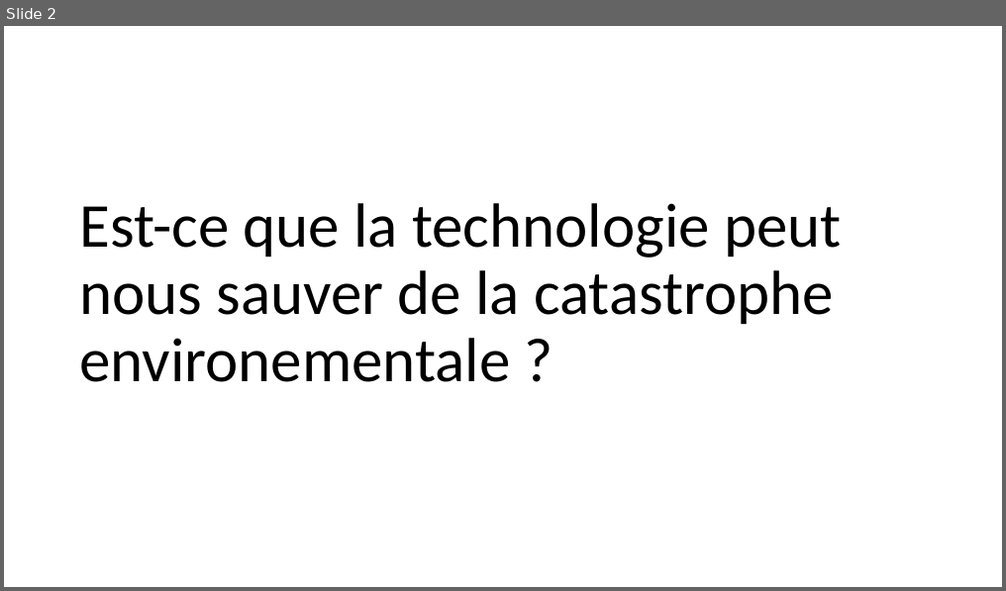
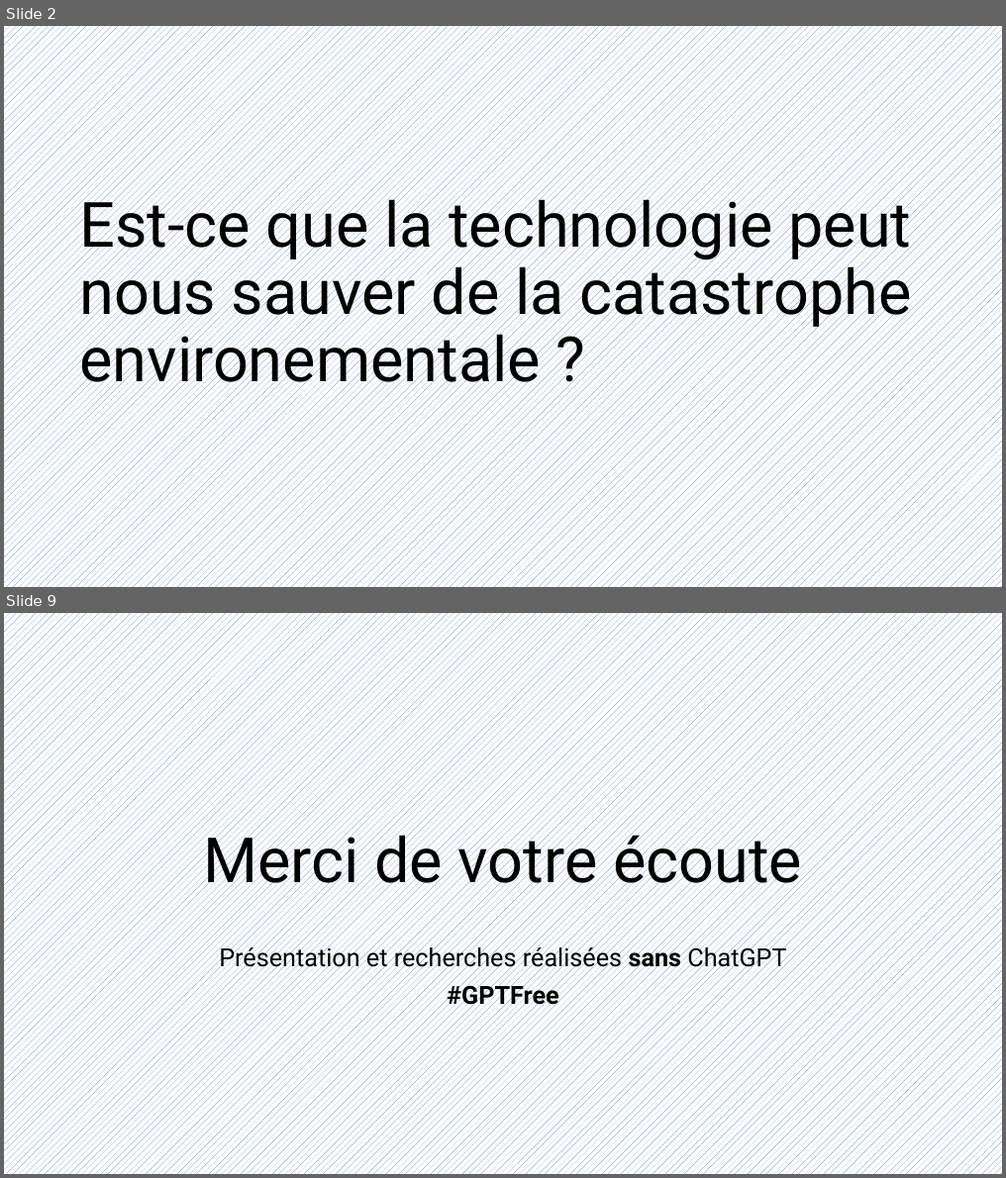
Before and after one commit to HEIGVD-Experience/docs, a slide deck: S4/EXP/files/À-t-on encore besoin d'ingénieurs.pptx. Shown one above the other, each under a label of ours: slide 2 before the commit, slides 2 and 9 after it; the slides between them are not shown. The pictures are 1006x591 and 1006x1178 pixels, drawn with LibreOffice and Linux fonts; fonts in the diff are those of the drawing. Boxes give left, top, right and bottom in pixels: in the first picture for what was removed or moved away, otherwise in the second. Text is boxed around its words. In the diff, an @@ line names an element or a change of style, - is before the commit and + after.

```diff
--- a/S4/EXP/files/À-t-on encore besoin d'ingénieurs.pptx
+++ b/S4/EXP/files/À-t-on encore besoin d'ingénieurs.pptx
@@ slide 9 added at (4,613,1002,1174), background pattern #4472C4 on #FFFFFF @@
@@ title added at (203,826,802,898), 60 pt, text #000000 @@
+Merci de votre écoute
@@ subtitle added at (219,944,786,1010), 24 pt, text #000000 @@
+Présentation et recherches réalisées sans ChatGPT
+#GPTFree
@@ slide 2 changed as well @@
@@ background #FFFFFF to pattern #4472C4 on #FFFFFF @@
@@ title "Est-ce que la technologie peut ..." at (79,190,912,397): font Calibri to Roboto @@
```
Also in this commit, not shown: 1 other slide changed, 7 other slides added, 2 slides removed, 2 other files.
